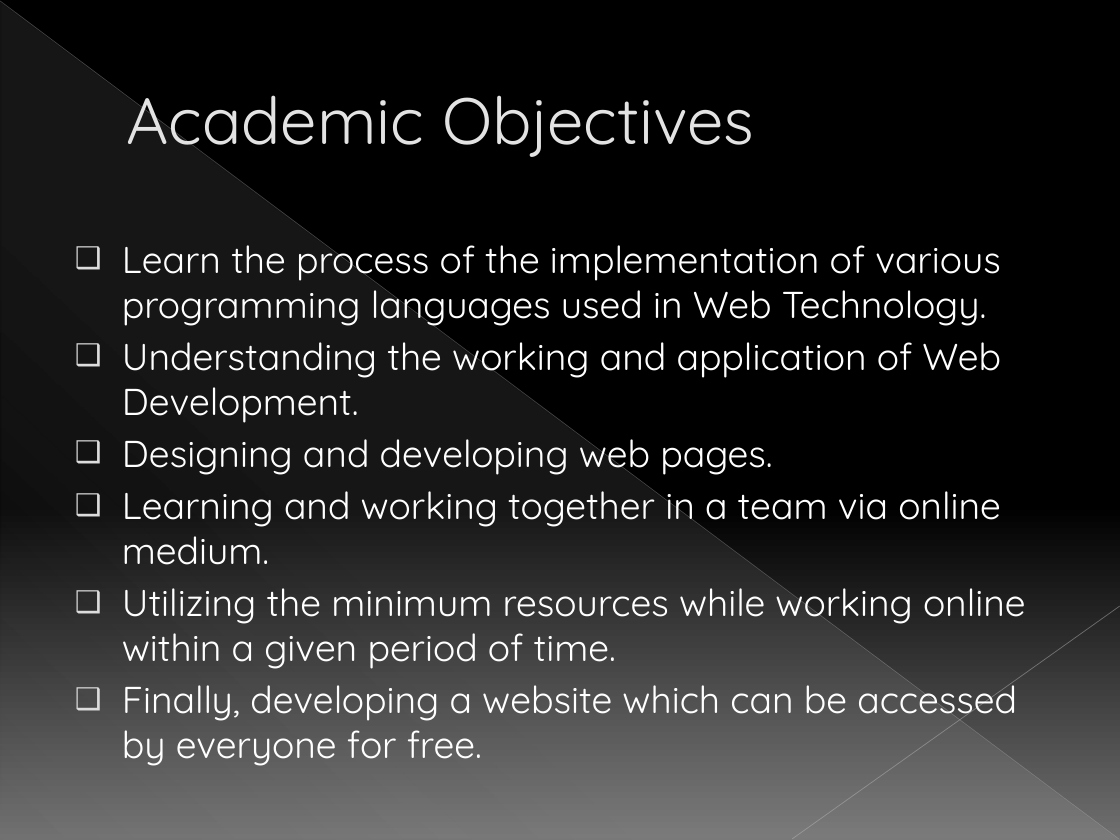
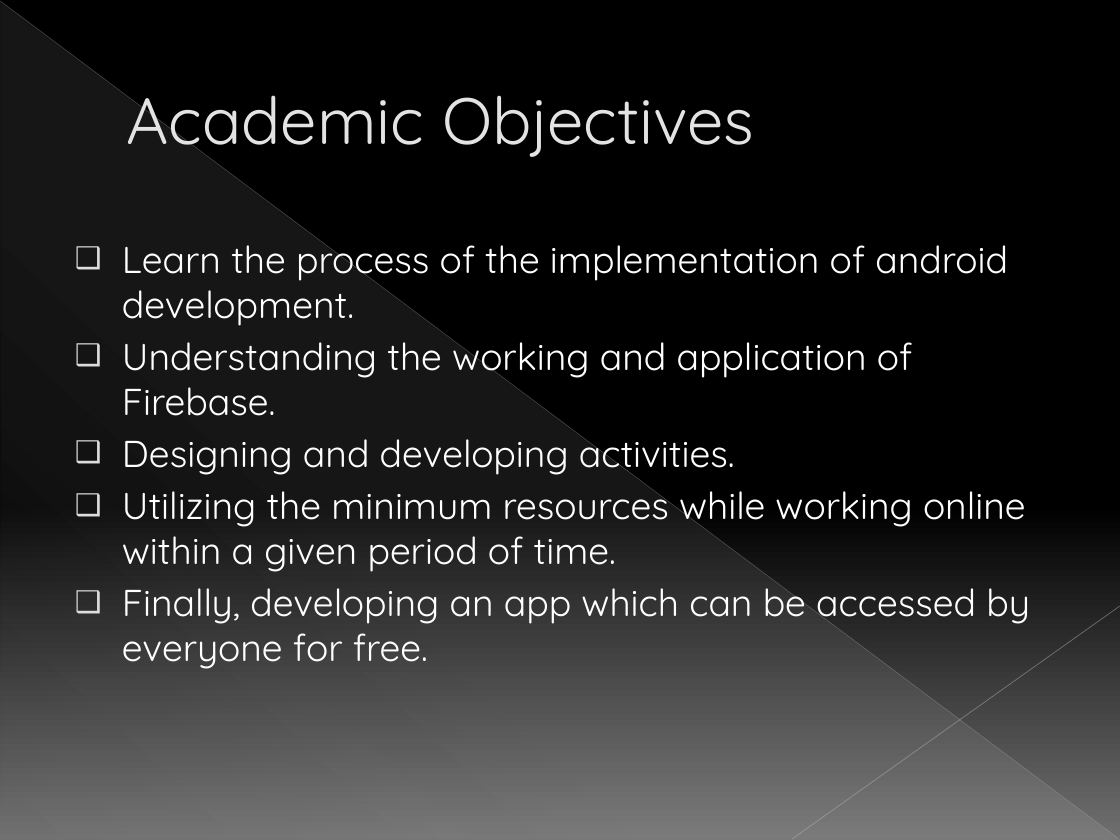
Before and after one commit to tf153/Gehu-Scholarship, a slide deck: slide 4 of Group 9 Poject Presentation.pptx (slide 6 before the commit). Drawn at 1120x840 pixels with LibreOffice and Linux fonts; fonts in the diff are those of the drawing. Boxes give left, top, right and bottom in pixels: in the first picture for what was removed or moved away, otherwise in the second. Text is boxed around its words. In the diff, an @@ line names an element or a change of style, - is before the commit and + after.

```diff
--- a/Group 9 Poject Presentation.pptx
+++ b/Group 9 Poject Presentation.pptx
@@ text at (122,234,1008,477): text changed @@
-❑ Learn the process of the implementation of various programming languages used in Web Technology.
-❑ Understanding the working and application of Web Development.
-❑ Designing and developing web pages.
-❑ Learning and working together in a team via online medium.
+❑ Learn the process of the implementation of android development.
+❑ Understanding the working and application of Firebase.
+❑ Designing and developing activities.
@@ text at (122,588,1030,669): text changed @@
-❑ Finally, developing a website which can be accessed by everyone for free.
+❑ Finally, developing an app which can be accessed by everyone for free.
```
Also in this commit, not shown: 9 other slides changed, 2 slides added, 2 slides removed.
